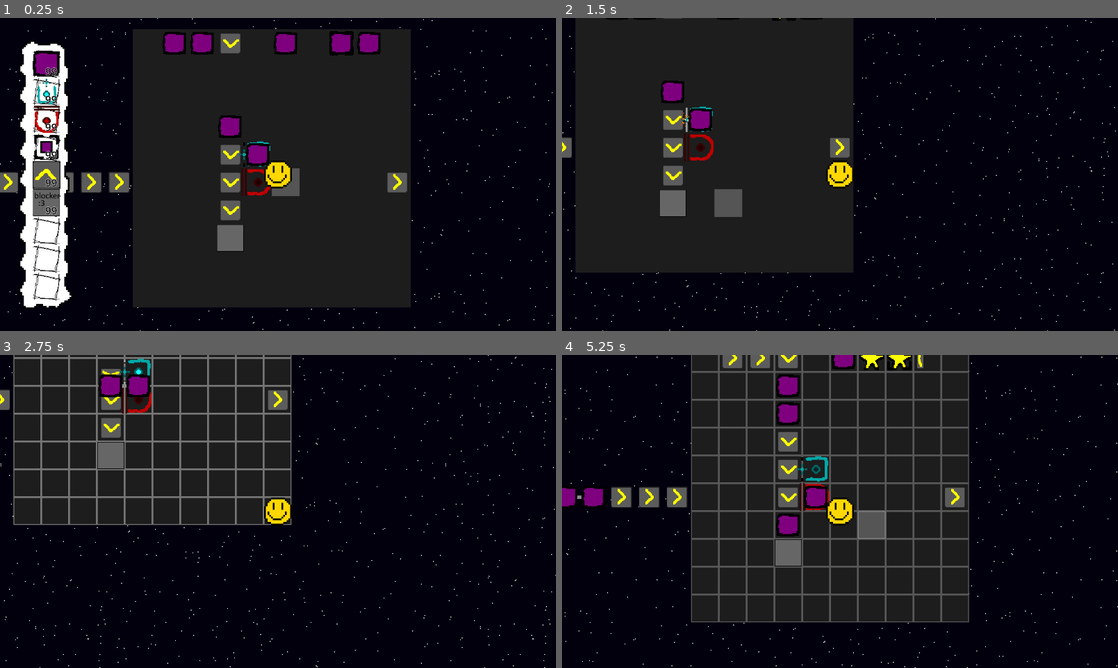
Above: before the commit, frames 1-4 (two rows, left to right).
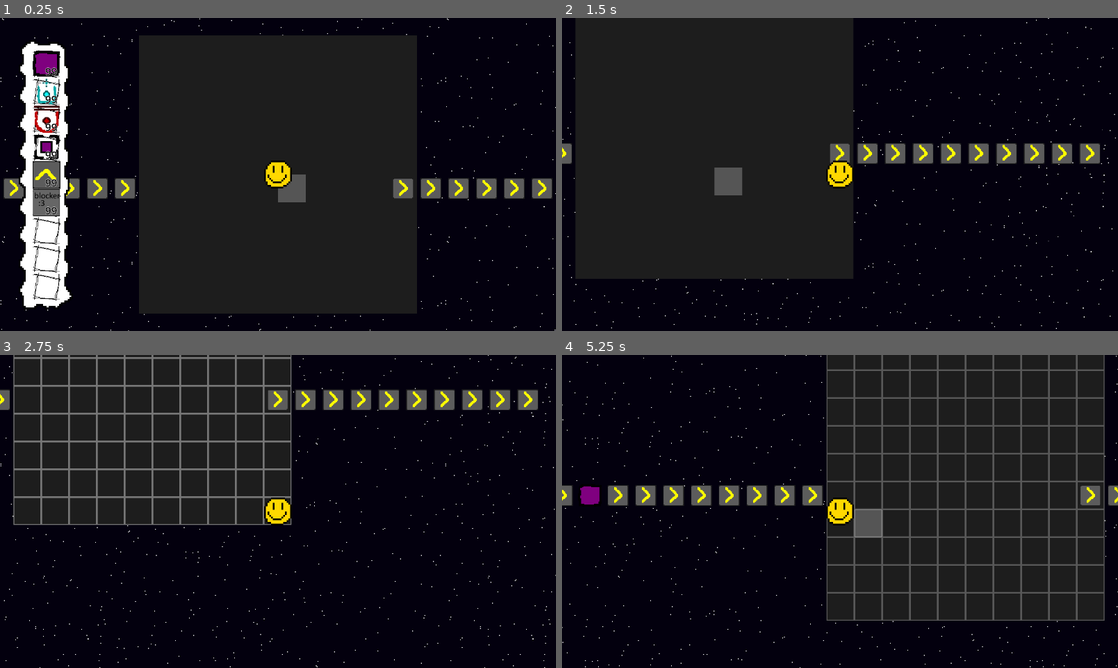
Above: after the commit, the same moments.

Repository: Stev51/gmtk-jam-2025
Game: Godot game, scene res://scenes/main.tscn
The game is run twice, just before and just after one commit, with the same random seed, the same clock (stepped at 60 frames per second) and the same inputs.
Inputs (mouse positions are in pixels of both pictures, inside the frame that each line leads up to):
- Up to frame 1 (0.25 s): no input
- Up to frame 2 (1.5 s): tap Enter at 0.5 s; move the mouse to (962, 158) at 0.52 s; hold Right (ui_right) 0.53-1.28 s; hold I (inv_toggle) 0.53-1.28 s; click (962, 158) at 0.67 s; move the mouse to (728, 190) at 1.27 s; hold Down (ui_down) from 1.28 s (still down); tap E at 1.35 s
- Up to frame 3 (2.75 s): move the mouse to (333, 442) at 2.02 s; release Down (ui_down) at 2.03 s; hold Right (ui_right) from 2.03 s (still down); tap Q at 2.1 s
- Up to frame 4 (5.25 s): move the mouse to (812, 574) at 2.77 s; release Right (ui_right) at 2.78 s; hold Up (ui_up) 2.78-3.53 s; tap I (inv_toggle) at 2.85 s; click (812, 574) at 2.92 s; move the mouse to (1006, 558) at 3.52 s; hold Left (ui_left) 3.53-5.03 s; tap E at 3.6 s; move the mouse to (673, 464) at 4.27 s; tap Q at 4.35 s; move the mouse to (867, 511) at 5.02 s; hold Down (ui_down) from 5.03 s (still down); hold I (inv_toggle) from 5.03 s (still down); click (867, 511) at 5.17 s

The runs differ from the first frame. In frame 1, 10% of the frame differs, in the area x 0-100%, y 0-100%; in frame 2, 6.6%; in frame 3, 3.8%; in frame 4, 48%.

Commit message:
Add temporary output deletion + code cleanup

Diff:
--- a/scripts/world.gd
+++ b/scripts/world.gd
@@ -31,8 +31,9 @@
 					object[BACKGROUND].pushed = false
 
 	currentCycle += 1
-	if (currentCycle % 4 == 0):
+	if (currentCycle % 10 == 0):
 		$IOHandler.spawnInput(self)
+	for y in 5: deleteMechanismAtPos(Vector2i(25, 13 + y), FOREGROUND)
 
 	if currentCycle % 2 == 0:
 		for mechPos in mechQueue:
@@ -145,38 +146,8 @@
 		column.resize(GRID_HEIGHT)
 		map[x] = column
 
-	addMechanism(Pusher.new(self, 11, 10, Util.Direction.RIGHT))
-	addMechanism(Pusher.new(self, 12, 10, Util.Direction.RIGHT))
-	addMechanism(Box.new(self, 11, 10))
-	addMechanism(Box.new(self, 12, 10))
-	addMechanism(Pusher.new(self, 13, 10, Util.Direction.DOWN))
-
-	addMechanism(Box.new(self, 15, 10))
-	addMechanism(Pusher.new(self, 15, 10, Util.Direction.RIGHT))
-	addMechanism(Box.new(self, 18, 10))
-	addMechanism(Box.new(self, 17, 10))
-	addMechanism(Pusher.new(self, 18, 10, Util.Direction.LEFT))
-
-	addMechanism(Pusher.new(self, 13, 13, Util.Direction.DOWN))
-	addMechanism(Pusher.new(self, 13, 14, Util.Direction.DOWN))
-	addMechanism(Pusher.new(self, 13, 15, Util.Direction.DOWN))
-	addMechanism(Pusher.new(self, 13, 16, Util.Direction.DOWN))
-	addMechanism(Combiner.new(self, 14, 14, Util.Direction.LEFT))
-	addMechanism(Cutter.new(self, 14, 15, Util.Direction.LEFT))
-	addMechanism(Box.new(self, 13, 13))
-	addMechanism(Box.new(self, 14, 14))
-
-	addMechanism(Blocker.new(self, 13, 17))
-
-
 	for x in 10: addMechanism(Pusher.new(self, x, 15, Util.Direction.RIGHT, Mechanism.PushType.INPUT))
-	addMechanism(Box.new(self, 1, 15))
-	addMechanism(Box.new(self, 2, 15))
-	getForegroundMechanism(2, 15).connectMech(Util.Direction.LEFT)
-	addMechanism(Pusher.new(self, 19, 15, Util.Direction.RIGHT, Mechanism.PushType.OUTPUT))
-
-
-	addMechanism(Painter.new(self, 17, 10, Box.BoxColor.YELLOW))
+	for x in 10: addMechanism(Pusher.new(self, x + 19, 15, Util.Direction.RIGHT, Mechanism.PushType.OUTPUT))
 
 	$MechanismClock.start()
 
@@ -186,6 +157,19 @@
 	else:
 		self.setForegroundMechanism(mech.x, mech.y, mech)
 	self.add_child(mech.getNode())
+
+func deleteMechanismAtPos(pos: Vector2i, ground: int):
+	var container = map[pos.x][pos.y]
+	if container == null: return
+	var object = container[ground]
+	if object == null: return
+
+	var mech = getMechanismVector(pos, ground)
+	if mech:
+		for dir in Util.Direction.size(): mech.disconnectMech(dir)
+		mech.getNode().queue_free()
+		mech.queue_free()
+	setMechanismVector(pos, null, ground)
 
 func deleteMechanism(mech: Mechanism):
 	for x in map.size():
@@ -193,13 +177,12 @@
 			var object = map[x][y]
 			if object != null:
 				if object[FOREGROUND] == mech:
-					for dir in Util.Direction.size(): mech.disconnectMech(dir)
 					setForegroundMechanism(x, y, null)
 				if object[BACKGROUND] == mech:
-					for dir in Util.Direction.size(): mech.disconnectMech(dir)
 					setBackgroundMechanism(x, y, null)
 
 	if mech:
+		for dir in Util.Direction.size(): mech.disconnectMech(dir)
 		mech.getNode().queue_free()
 		mech.queue_free()
 
